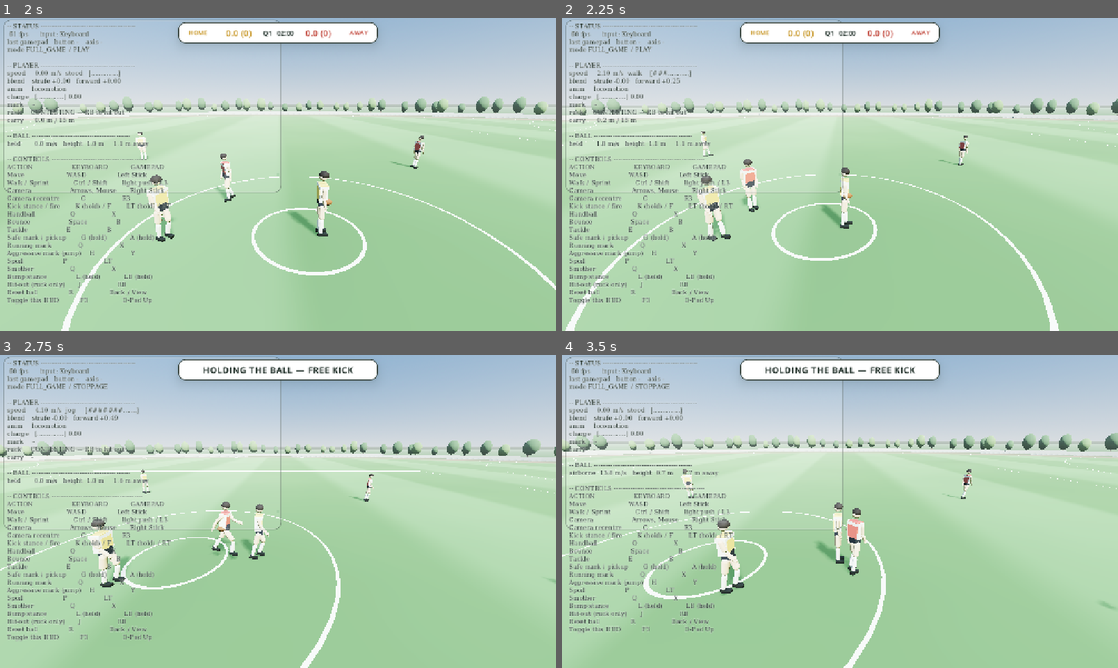
Above: before the commit, frames 1-4 (two rows, left to right).
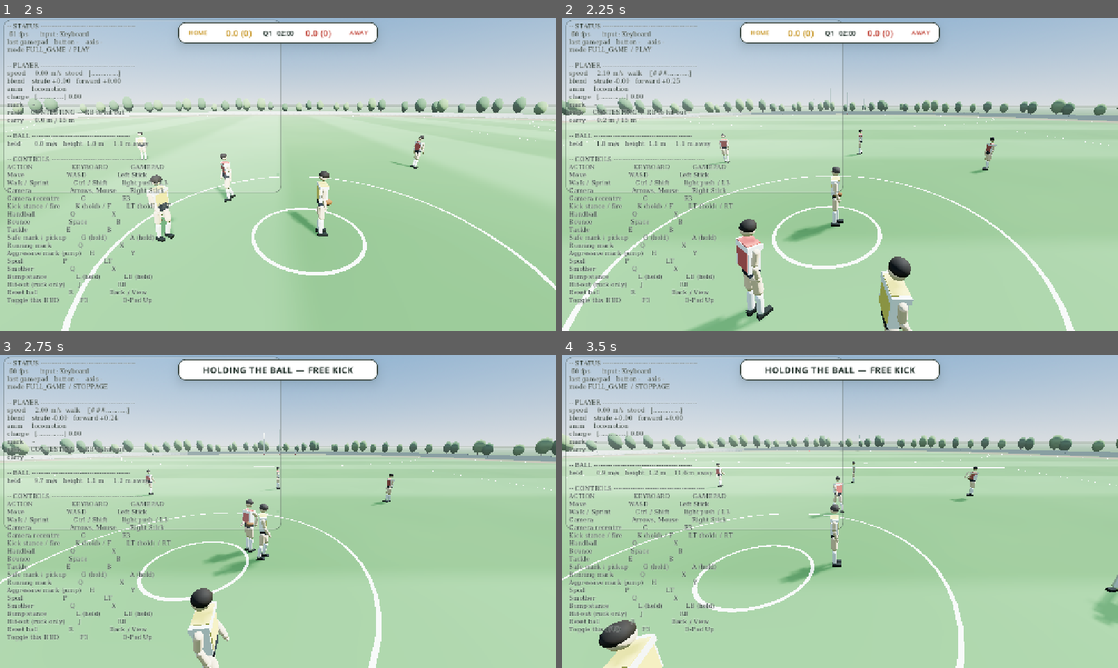
Above: after the commit, the same moments.

Repository: Yaandle/aussie-rules2
Game: Godot game, scene res://scenes/ui/main_menu.tscn
Two runs of this game, one before a commit and one after it. Both use one fixed random seed, a clock stepped at 60 frames per second and the inputs below.
Inputs (mouse positions are in pixels of both pictures, inside the frame that each line leads up to):
- Up to frame 1 (2 s): tap Enter (ui_accept) at 0.5, 0.77 s; move the mouse to (400, 158) at 0.52 s; hold D (move_right) 0.53-1.25 s; hold E (tackle) 0.53-1.25 s; click (400, 158) at 0.67 s; tap B (issue_command, bound only after the commit) at 0.8 s; drag from (166, 190) to (250, 237) at 1.27 s
- Up to frame 2 (2.25 s): move the mouse to (895, 105) at 2.02 s; hold D (move_right) from 2.03 s (still down); hold M (toggle_control_scheme, bound only after the commit) from 2.03 s (still down)
- Up to frame 3 (2.75 s): keep holding D (move_right); keep holding M (toggle_control_scheme, bound only after the commit); tap E (tackle) at 2.3 s
- Up to frame 4 (3.5 s): release D (move_right) at 2.75 s; release M (toggle_control_scheme, bound only after the commit) at 2.75 s; drag from (812, 574) to (673, 464) at 2.77 s

Frame 1 is identical in both runs. In frame 2, 12% of the frame differs, in the area x 0-100%, y 22-100%; in frame 3, 12%; in frame 4, 13%, in the area x 0-100%, y 24-100%.

Commit message:
player control-mode switching

Diff:
--- a/project.godot
+++ b/project.godot
@@ -20,6 +20,7 @@
 
 InputManager="*res://scripts/autoload/input_manager.gd"
 GameState="*res://scripts/autoload/game_state.gd"
+ControlMode="*res://scripts/autoload/control_mode.gd"
 MatchState="*res://scripts/autoload/match_state.gd"
 CharacterProfile="*res://scripts/autoload/character_profile.gd"
 SceneWipe="*res://scripts/autoload/scene_wipe.gd"
@@ -191,6 +192,18 @@
 , Object(InputEventJoypadButton,"resource_local_to_scene":false,"resource_name":"","device":-1,"button_index":13,"pressure":0.0,"pressed":false,"script":null)
 ]
 }
+toggle_control_scheme={
+"deadzone": 0.5,
+"events": [Object(InputEventKey,"resource_local_to_scene":false,"resource_name":"","device":-1,"window_id":0,"alt_pressed":false,"shift_pressed":false,"ctrl_pressed":false,"meta_pressed":false,"pressed":false,"keycode":0,"physical_keycode":77,"key_label":0,"unicode":0,"location":0,"echo":false,"script":null)
+, Object(InputEventJoypadButton,"resource_local_to_scene":false,"resource_name":"","device":-1,"button_index":14,"pressure":0.0,"pressed":false,"script":null)
+]
+}
+issue_command={
+"deadzone": 0.5,
+"events": [Object(InputEventKey,"resource_local_to_scene":false,"resource_name":"","device":-1,"window_id":0,"alt_pressed":false,"shift_pressed":false,"ctrl_pressed":false,"meta_pressed":false,"pressed":false,"keycode":0,"physical_keycode":66,"key_label":0,"unicode":0,"location":0,"echo":false,"script":null)
+, Object(InputEventJoypadButton,"resource_local_to_scene":false,"resource_name":"","device":-1,"button_index":15,"pressure":0.0,"pressed":false,"script":null)
+]
+}
 bump_stance={
 "deadzone": 0.5,
 "events": [Object(InputEventKey,"resource_local_to_scene":false,"resource_name":"","device":-1,"window_id":0,"alt_press …(190 unchanged characters)…
--- /dev/null
+++ b/scripts/autoload/control_mode.gd
@@ -0,0 +1,144 @@
+extends Node
+
+## Single source of truth for "which body responds to human input this
+## tick" and "how many bodies does the human direct at once" — the
+## foundational layer kicking/tackling input rework and camera targeting
+## both sit on top of (see docs/HANDOVER.md's control-mode entry).
+##
+## Before this, full_game.gd owned an ad-hoc `_controlled_index` and built
+## HumanBrain/AIBrain instances inline inside `_switch_human_player()` —
+## the routing decision and the brain-construction mechanics were the same
+## piece of code. That doesn't extend to a second control scheme without
+## scattering scheme checks through the mode script (and eventually
+## player_controller.gd), which is exactly what this autoload exists to
+## avoid: mode scripts register a team's roster and scheme here, then ask
+## this singleton who's driving instead of tracking it themselves.
+## Brain *construction* stays with the mode script (an AIBrain needs
+## mode-specific config — ball ref, home position, attack direction —
+## that this autoload has no business knowing), so this is a router, not
+## a brain factory.
+##
+## Scheme is tracked per-team, not once globally — a match can have one
+## team human-controlled and the other pure AI (today's only real case),
+## and nothing here assumes a human exists on every side or that only one
+## scheme exists per match (see TASK's "must coexist" requirement).
+
+enum Scheme {
+	SINGLE_PLAYER,  ## human drives exactly one on-field player at a time
+	TEAM_COMMAND,   ## human directly drives a selected player and can issue
+	                ## a move-here order to one teammate at a time
+}
+
+## Emitted whenever the body that should receive raw human input changes,
+## for either reason (controlled-player switch in SINGLE_PLAYER, selection
+## change in TEAM_COMMAND, or a scheme swap that changes who's focused).
+## Camera/HUD/crosshair/mark-prompt all key off this one signal instead of
+## each polling focus_player() every frame.
+signal focus_changed(team: Tuning.Team, previous: PlayerController, next: PlayerController)
+
+var _scheme: Dictionary = {}       # Tuning.Team -> Scheme
+var _controlled: Dictionary = {}   # Tuning.Team -> PlayerController (SINGLE_PLAYER)
+var _selected: Dictionary = {}     # Tuning.Team -> PlayerController (TEAM_COMMAND)
+var _roster: Dictionary = {}       # Tuning.Team -> Array[PlayerController]
+
+
+## Called once per match/mode setup (and safe to call again on a rematch)
+## to clear any stale state from a previous match — autoloads persist
+## across scene changes, so without this a second Full Game in the same
+## session would inherit stale PlayerController references.
+func reset() -> void:
+	_scheme.clear()
+	_controlled.clear()
+	_selected.clear()
+	_roster.clear()
+
+
+## Registers `team`'s on-field roster and starting scheme. Does not assign
+## any brain — the mode script still does that, then calls
+## set_controlled_player()/set_selected_player() to tell this router which
+## one it picked.
+func register_team(team: Tuning.Team, roster: Array[PlayerController],
+		scheme: Scheme = Scheme.SINGLE_PLAYER) -> void:
+	_roster[team] = roster
+	_scheme[team] = scheme
+
+
+func roster_for(team: Tuning.Team) -> Array[PlayerController]:
+	return _roster.get(team, [] as Array[PlayerController])
+
+
+func scheme_for(team: Tuning.Team) -> Scheme:
+	return _scheme.get(team, Scheme.SINGLE_PLAYER)
+
+
+## Switching scheme does not touch any brain by itself — the caller (mode
+## script) must follow this with whatever set_controlled_player()/
+## set_selected_player() call restores a coherent single focus body,
+## exactly as it would for an in-scheme switch. Kept this way rather than
+## this autoload reaching into brains itself, for the same reason
+## register_team() doesn't build brains: mode-specific AI config isn't
+## this router's business.
+func set_scheme(team: Tuning.Team, scheme: Scheme) -> void:
+	_scheme[team] = scheme
+
+
+func controlled_player(team: Tuning.Team) -> PlayerController:
+	return _controlled.get(team) as PlayerController
+
+
+## SINGLE_PLAYER's routing call: `player` is now the one HumanBrain body
+## for `team`. Emits focus_changed if this also changes the focus body
+## (it always does in SINGLE_PLAYER, since controlled IS focus there).
+func set_controlled_player(team: Tuning.Team, player: PlayerController) -> void:
+	var previous_focus := focus_player(team)
+	_controlled[team] = player
+	var next_focus := focus_player(team)
+	if previous_focus != next_focus:
+		focus_changed.emit(team, previous_focus, next_focus)
+
+
+## Round-robins to the next roster entry after the current controlled
+## player and returns it — the mode script still has to actually swap the
+## brains on the old/new player and call set_controlled_player(); this
+## just picks who's next so that ordering logic isn't duplicated at each
+## call site.
+func next_in_roster(team: Tuning.Team, current: PlayerController) -> PlayerController:
+	var roster := roster_for(team)
+	if roster.size() <= 1:
+		return current
+	var idx := roster.find(current)
+	return roster[(idx + 1) % roster.size()] if idx >= 0 else roster[0]
+
+
+func selected_player(team: Tuning.Team) -> PlayerController:
+	return _selected.get(team) as PlayerController
+
+
+## TEAM_COMMAND's routing call: `player` is now the selected/directly-
+## driven body for `team`.
+func set_selected_player(team: Tuning.Team, player: PlayerController) -> void:
+	var previous_focus := focus_player(team)
+	_selected[team] = player
+	var next_focus := focus_player(team)
+	if previous_focus != next_focus:
+		focus_changed.emit(team, previous_focus, next_focus)
+
+
+## Whichever body should currently receive raw human input, the camera,
+## and contest prompts (mark/tackle) — regardless of scheme. Centralizing
+## this one getter is what let camera/HUD/crosshair/mark-prompt stop caring
+## which scheme is active at all; they just re-bind to this on
+## focus_changed.
+##
+## Design decision (documented per TASK's request not to silently pick
+## one): only the focus body ever gets a contest prompt. In SINGLE_PLAYER
+## this was already true (there's only one human body). In TEAM_COMMAND it
+## stays true rather than prompting the human once per nearby AI-run
+## teammate — a multi-prompt system is real UX surface area (whose prompt
+## wins when two teammates are both under the ball at once?) that belongs
+## to a dedicated design pass, not a side effect of this routing layer.
+## Every unfocused teammate resolves marks/tackles through plain AIBrain
+## judgement, exactly as full AI-vs-AI already does.
+func focus_player(team: Tuning.Team) -> PlayerController:
+	return selected_player(team) if scheme_for(team) == Scheme.TEAM_COMMAND \
+		else controlled_player(team)
--- /dev/null
+++ b/scripts/mechanics/command_brain.gd
@@ -0,0 +1,44 @@
+class_name CommandBrain
+extends AIBrain
+
+## The TEAM_COMMAND scheme's brain for every teammate that isn't the
+## currently selected/human-driven player (ControlMode.Scheme.TEAM_COMMAND).
+##
+## Extends AIBrain rather than wrapping it: a commanded player should still
+## gather a loose ball at its feet, still contest a mark it's already
+## running under, still get tackled sensibly — none of that should be
+## thrown away just because the human once told this player to lead into a
+## channel. So the default (no order queued) is exactly AIBrain's own
+## judgement, and a queued order is a *override* consulted first, not a
+## separate decision loop bolted on the side.
+##
+## The only new state is `commanded_target` — a world point set externally
+## by whoever issues the order (full_game.gd's command-issuing input
+## handling), consumed here as "run there", and cleared once reached so
+## the player falls back to normal AI think rather than idling on the spot
+## forever.
+
+const ARRIVAL_RADIUS := 1.5   ## m — same order of magnitude as AIBrain's own dead zones
+
+var commanded_target: Vector3 = Vector3.ZERO
+var _has_command := false
+
+
+func issue_command(target: Vector3) -> void:
+	commanded_target = target
+	_has_command = true
+
+
+func clear_command() -> void:
+	_has_command = false
+
+
+func update(controller: PlayerController, delta: float) -> void:
+	if _has_command and not controller.is_carrying():
+		var pos := controller.global_position
+		if pos.distance_to(commanded_target) <= ARRIVAL_RADIUS:
+			_has_command = false
+		else:
+			_move_toward(commanded_target, pos, 1.0)
+			return
+	super.update(controller, delta)
--- a/scripts/modes/full_game.gd
+++ b/scripts/modes/full_game.gd
@@ -30,7 +30,6 @@
 
 var _home_players: Array[PlayerController] = []
 var _away_players: Array[PlayerController] = []
-var _controlled_index := 0
 var _crosshair: KickCrosshair
 var _mark_prompt: MarkPrompt
 
@@ -59,19 +58,20 @@
 	_apply_camera_mode(Settings.full_game_camera_mode)
 	Settings.camera_mode_changed.connect(_apply_camera_mode)
 
-	_spawn_teams()
-	_hud.player = _home_players[_controlled_index]
+	# Created before _spawn_teams() so the very first ControlMode.
+	# focus_changed emission (fired synchronously by _spawn_teams()'s
+	# initial set_controlled_player() call) has real nodes to bind to
+	# rather than needing a separate first-assignment code path.
 	_hud.ball = _ball
 
 	_crosshair = KickCrosshair.new()
-	_crosshair.player = _home_players[_controlled_index]
 	add_child(_crosshair)
 
 	_mark_prompt = MarkPrompt.new()
-	_mark_prompt.player = _home_players[_controlled_index]
 	_mark_prompt.ball = _ball
 	add_child(_mark_prompt)
 
+	_spawn_teams()
 	_start_match()
 
 
@@ -98,10 +98,49 @@
 func _unhandled_input(event: InputEvent) -> void:
 	if event.is_action_pressed(&"switch_player"):
 		_switch_human_player()
+	elif event.is_action_pressed(&"toggle_control_scheme"):
+		_toggle_control_scheme()
+	elif event.is_action_pressed(&"issue_command"):
+		_issue_team_command()
 	elif event.is_action_pressed(&"pause"):
 		_open_pause_menu()
 	elif event.is_action_pressed(&"debug_reset"):
 		_reset_ball()
+
+
+## Central reaction to ControlMode's one signal — every place that used to
+## be told "here's the newly controlled/selected player" individually
+## (camera, HUD, crosshair, mark-prompt) now just re-binds here instead.
+## Only HOME is ever handled: AWAY never gets a focus_changed emission in
+## today's modes (nothing ever calls ControlMode.set_controlled_player for
+## it), but the guard keeps this correct the day something does, rather
+## than silently pointing the human's own camera/UI at an AWAY player.
+##
+## Camera decision (documented per TASK's request not to silently pick
+## one): `previous == null` means this is the very first focus this match
+## has ever had — nothing meaningful to pan away from — so the camera
+## snaps via recenter(). Every subsequent change, whether a SINGLE_PLAYER
+## switch or a TEAM_COMMAND selection change, pans via switch_target(),
+## matching the pan behaviour _switch_human_player already had before this
+## pass and extending it to the new scheme rather than special-casing it.
+func _on_focus_changed(team: Tuning.Team, previous: PlayerController, next: PlayerController) -> void:
+	if team != Tuning.Team.HOME:
+		return
+
+	if is_instance_valid(previous) and previous != next:
+		previous.camera = null
+
+	if is_instance_valid(next):
+		next.camera = _camera.camera()
+		if previous == null:
+			_camera.target = next
+			_camera.recenter()
+		else:
+			_camera.switch_target(next)
+
+	_hud.player = next
+	_crosshair.player = next
+	_mark_prompt.player = next
 
 
 ## Esc used to hard-cut straight to the main menu, discarding a match in
@@ -123,11 +162,26 @@
 	_home_players = _spawn_team(Tuning.Team.HOME, 1.0)
 	_away_players = _spawn_team(Tuning.Team.AWAY, -1.0)
 
+	# ControlMode (control-mode pass) is the single source of truth for
+	# "who's driving" from here on — this mode script still builds the
+	# actual brains (only it knows the AI config: ball ref, home position,
+	# attack direction), but which player is focused, and telling the
+	# camera/HUD/crosshair/mark-prompt about it, is centralised in
+	# _on_focus_changed() rather than repeated at every call site that
+	# used to hand-roll it (see docs/HANDOVER.md's control-mode entry).
+	ControlMode.reset()
+	ControlMode.register_team(Tuning.Team.HOME, _home_players, ControlMode.Scheme.SINGLE_PLAYER)
+	# AWAY is registered with no human ever assigned (controlled_player
+	# stays null) rather than skipped — a router that only knows about
+	# teams a human might drive can't answer "is anyone controlling this
+	# team" for AWAY at all, and future local-multiplayer needs that
+	# question answerable for every team, not just HOME's.
+	ControlMode.register_team(Tuning.Team.AWAY, _away_players, ControlMode.Scheme.SINGLE_PLAYER)
+	ControlMode.focus_changed.connect(_on_focus_changed)
+
+	_camera.ball = _ball
 	_home_players[0].set_brain(HumanBrain.new())
-	_home_players[0].camera = _camera.camera()
-	_camera.target = _home_players[0]
-	_camera.ball = _ball
-	_camera.recenter()
+	ControlMode.set_controlled_player(Tuning.Team.HOME, _home_players[0])
 
 	for player in _home_players + _away_players:
 		player.field_ball_up_called.connect(_on_field_ball_up)
@@ -661,22 +715,117 @@
 
 # ── Human control ────────────────────────────────────────────────────
 
+## SINGLE_PLAYER's own hand-off (design brief's "must stay solid"): brain
+## construction stays here (only this mode script knows AI config), but
+## who's now focused is reported to ControlMode, which is what fans out to
+## camera/HUD/crosshair/mark-prompt via _on_focus_changed() — see that
+## function for the camera pan-vs-snap decision.
+##
+## In TEAM_COMMAND this key instead cycles which teammate is selected
+## (directly human-driven) — same physical button, same "move on to the
+## next body" meaning, just within the other scheme's own bookkeeping.
 func _switch_human_player() -> void:
-	var count := _home_players.size()
-	if count <= 1:
-		return
-	var previous := _home_players[_controlled_index]
-	_controlled_index = (_controlled_index + 1) % count
-	var next := _home_players[_controlled_index]
+	if ControlMode.scheme_for(Tuning.Team.HOME) == ControlMode.Scheme.TEAM_COMMAND:
+		_cycle_team_command_selection()
+		return
+
+	var previous := ControlMode.controlled_player(Tuning.Team.HOME)
+	var next := ControlMode.next_in_roster(Tuning.Team.HOME, previous)
+	if next == previous:
+		return
 
 	var ai := _configure_ai_brain(AIBrain.new(), Tuning.Team.HOME, 1.0, previous.global_position)
 	previous.set_brain(ai)
-	previous.camera = null
 
 	next.set_brain(HumanBrain.new())
-	next.camera = _camera.camera()
-	_camera.switch_target(next)
-
-	_hud.player = next
-	_crosshair.player = next
-	_mark_prompt.player = next
+	ControlMode.set_controlled_player(Tuning.Team.HOME, next)
+
+
+## Debug/prototyping entry point for ControlMode.Scheme.TEAM_COMMAND —
+## proves the routing works, per TASK's scope (full command UI/UX is
+## explicitly not this pass's job). Swaps HOME between the two schemes,
+## keeping whichever player is currently focused as the new scheme's
+## starting selection/controlled player so the swap itself never leaves
+## anyone mid-air: the same player who had the human's input a moment ago
+## still does, just under the other scheme's bookkeeping.
+func _toggle_control_scheme() -> void:
+	var current_focus := ControlMode.focus_player(Tuning.Team.HOME)
+	var next_scheme := ControlMode.Scheme.TEAM_COMMAND \
+		if ControlMode.scheme_for(Tuning.Team.HOME) == ControlMode.Scheme.SINGLE_PLAYER \
+		else ControlMode.Scheme.SINGLE_PLAYER
+
+	# Give every other HOME player a fresh, mode-appropriate AI brain before
+	# switching — TEAM_COMMAND's teammates need CommandBrain (to be able to
+	# receive an order), SINGLE_PLAYER's need plain AIBrain, and the brain
+	# a player was holding under the *other* scheme is the wrong type
+	# either way (a CommandBrain sitting around during SINGLE_PLAYER would
+	# just behave like AIBrain since nothing ever issues it a command, but
+	# leaving it in place is misleading state to debug later).
+	for player in _home_players:
+		if player == current_focus:
+			continue
+		var brain: AIBrain = CommandBrain.new() if next_scheme == ControlMode.Scheme.TEAM_COMMAND \
+			else AIBrain.new()
+		_configure_ai_brain(brain, Tuning.Team.HOME, 1.0, player.global_position)
+		player.set_brain(brain)
+
+	ControlMode.set_scheme(Tuning.Team.HOME, next_scheme)
+	current_focus.set_brain(HumanBrain.new())
+	if next_scheme == ControlMode.Scheme.TEAM_COMMAND:
+		ControlMode.set_selected_player(Tuning.Team.HOME, current_focus)
+	else:
+		ControlMode.set_controlled_player(Tuning.Team.HOME, current_focus)
+
+
+func _cycle_team_command_selection() -> void:
+	var previous := ControlMode.selected_player(Tuning.Team.HOME)
+	var next := ControlMode.next_in_roster(Tuning.Team.HOME, previous)
+	if next == previous:
+		return
+
+	# The player losing the human's direct input becomes commandable again
+	# rather than plain AI — that's the whole point of TEAM_COMMAND over
+	# SINGLE_PLAYER, and it must happen on every hand-off, not just the
+	# first one, or a few switches in most of the team quietly reverts to
+	# uncommandable AIBrain.
+	var cmd := CommandBrain.new()
+	_configure_ai_brain(cmd, Tuning.Team.HOME, 1.0, previous.global_position)
+	previous.set_brain(cmd)
+
+	next.set_brain(HumanBrain.new())
+	ControlMode.set_selected_player(Tuning.Team.HOME, next)
+
+
+## TEAM_COMMAND's minimal "move here/lead here" order (design brief:
+## "likely via a selected-player + issued-command model"). No reticle/UI
+## exists yet (out of scope — Agent 1's territory), so the target point is
+## derived from the selected player's own facing rather than anything
+## aimed: a fixed lead distance straight ahead of them. Good enough to
+## prove CommandBrain actually picks up and clears an external order; a
+## real aimable target is follow-up work once there's a UI pass to carry it.
+func _issue_team_command() -> void:
+	if ControlMode.scheme_for(Tuning.Team.HOME) != ControlMode.Scheme.TEAM_COMMAND:
+		return
+	var selected := ControlMode.selected_player(Tuning.Team.HOME)
+	if not is_instance_valid(selected):
+		return
+	var receiver := _nearest_commandable_teammate(selected)
+	if receiver == null:
+		return
+
+	var forward := -selected.global_transform.basis.z
+	var lead_point := selected.global_position + forward * Tuning.COMMAND_LEAD_DISTANCE
+	(receiver.brain() as CommandBrain).issue_command(lead_point)
+
+
+func _nearest_commandable_teammate(from: PlayerController) -> PlayerController:
+	var best: PlayerController = null
+	var best_dist := INF
+	for player in _home_players:
+		if player == from or not (player.brain() is CommandBrain):
+			continue
+		var dist := from.global_position.distance_to(player.global_position)
+		if dist < best_dist:
+			best_dist = dist
+			best = player
+	return best
--- a/scripts/tuning.gd
+++ b/scripts/tuning.gd
@@ -943,6 +943,14 @@
 const AI_LOOSE_BALL_REACTION_MIN := 0.15   # s
 const AI_LOOSE_BALL_REACTION_MAX := 0.40   # s
 
+# ControlMode.Scheme.TEAM_COMMAND (control-mode pass): how far ahead of the
+# selected player an issued "lead here" order's target point sits. Not an
+# AFL number — there's nothing to cite — just a placeholder distance long
+# enough to look like a real lead run and short enough to stay on-screen
+# from the follow cam. Expect this to move once someone actually plays the
+# mode; see docs/HANDOVER.md's control-mode entry.
+const COMMAND_LEAD_DISTANCE := 12.0     # m
+
 
 # ── Training coaches ────────────────────────────────────────────────
 # All three now exist (design brief): kicking, marking, and tackling —
Not shown, added: scripts/autoload/control_mode.gd.uid
Not shown, added: scripts/mechanics/command_brain.gd.uid
Not shown, changed: docs/HANDOVER.md
